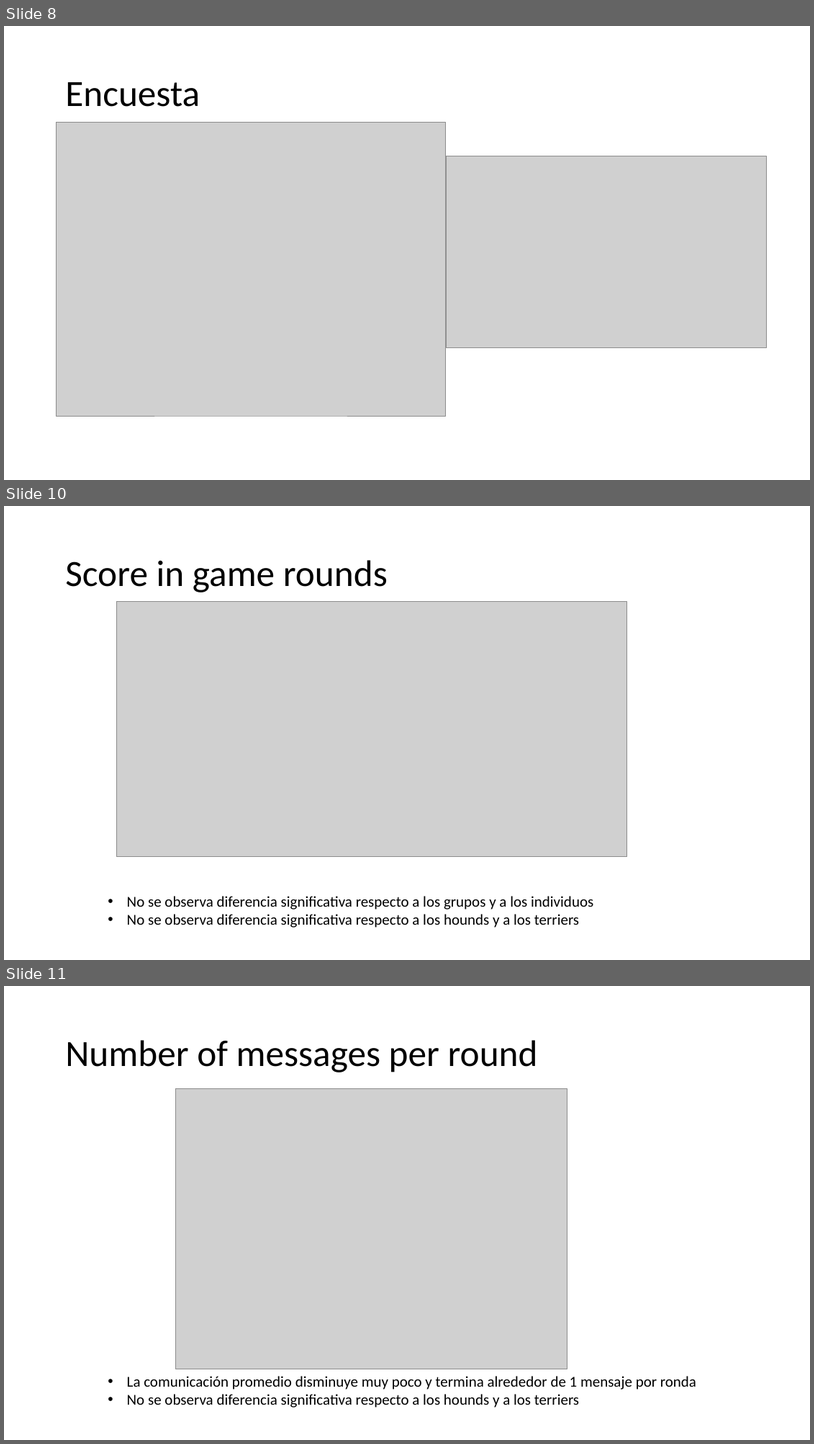
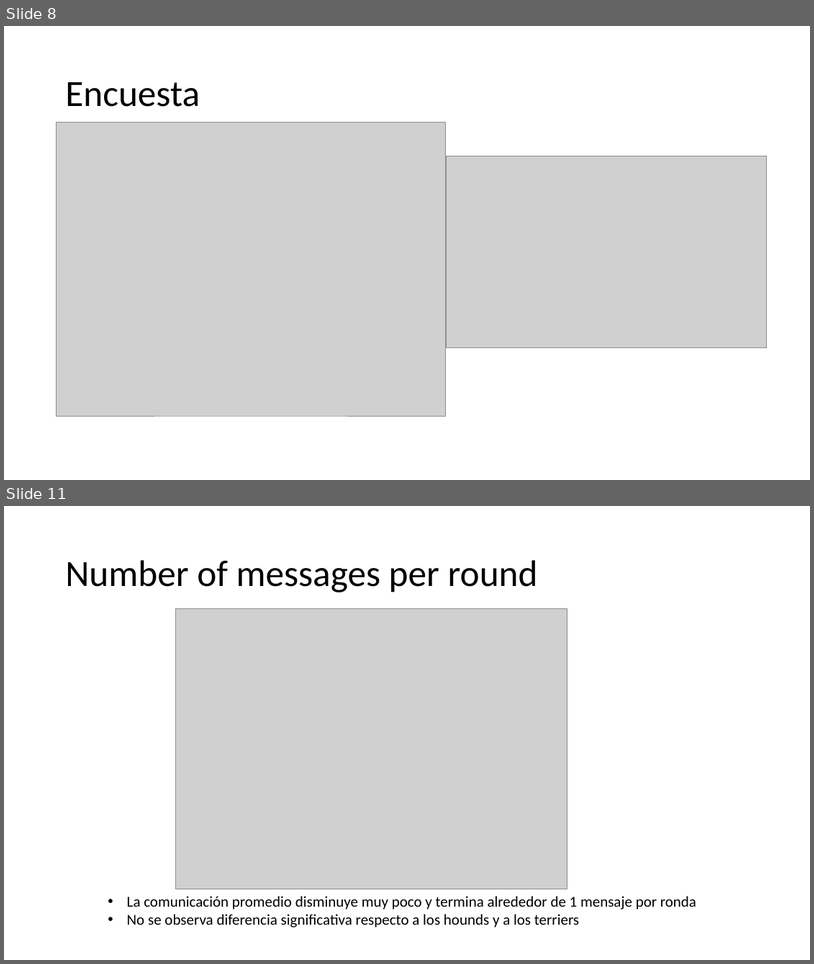
Before and after one commit to Slendercoder/DatosDLL, a slide deck: 12-16-18-23-27-sept-2019/Analysis/Colaboración, uso del lenguaje y comprensión.pptx. Shown one above the other, each under a label of ours: slides 8, 10 and 11 before the commit, slides 8 and 11 after it; the slides between them are not shown. The pictures are 814x1444 and 814x964 pixels, drawn with LibreOffice and Linux fonts; fonts in the diff are those of the drawing; grey boxes stand for pictures. Boxes give left, top, right and bottom in pixels: in the first picture for what was removed or moved away, otherwise in the second. Text is boxed around its words. In the diff, an @@ line names an element or a change of style, - is before the commit and + after.

```diff
--- a/12-16-18-23-27-sept-2019/Analysis/Colaboración, uso del lenguaje y comprensión.pptx
+++ b/12-16-18-23-27-sept-2019/Analysis/Colaboración, uso del lenguaje y comprensión.pptx
@@ slide 10 removed at bbox=[4, 506, 810, 960], background #FFFFFF @@
@@ title removed at bbox=[65, 560, 388, 592] @@
-Score in game rounds
@@ picture removed at bbox=[116, 602, 627, 857] @@
@@ text removed at bbox=[127, 896, 594, 927] @@
-• No se observa diferencia significativa respecto a los grupos y a los individuos
-• No se observa diferencia significativa respecto a los hounds y a los terriers
```
Also in this commit, not shown: 2 slides added, 1 other slide removed, 13 other files.
